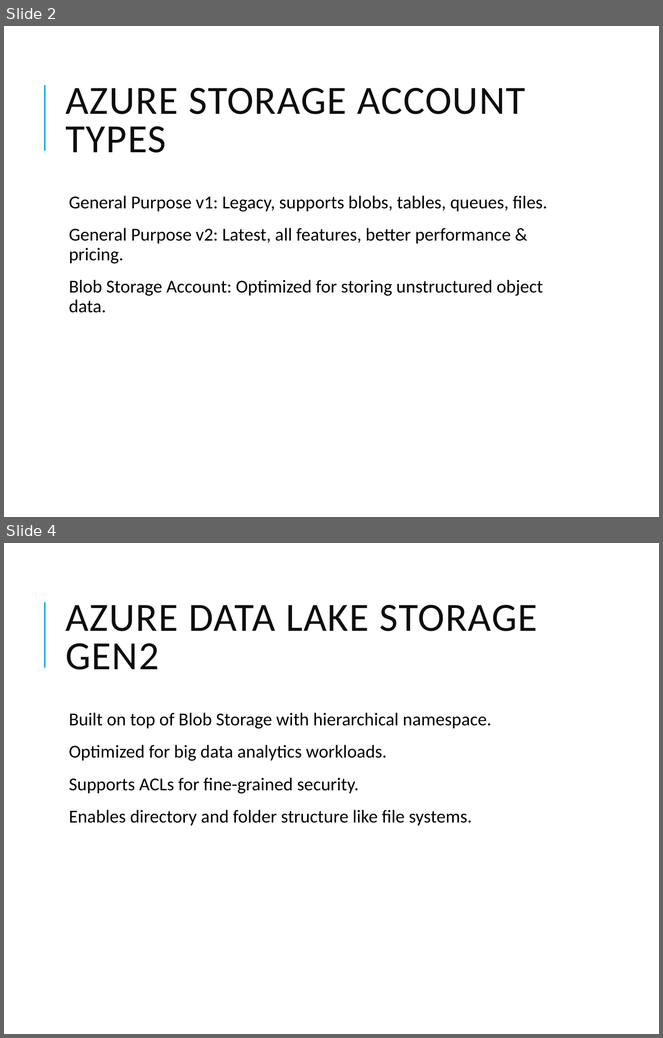
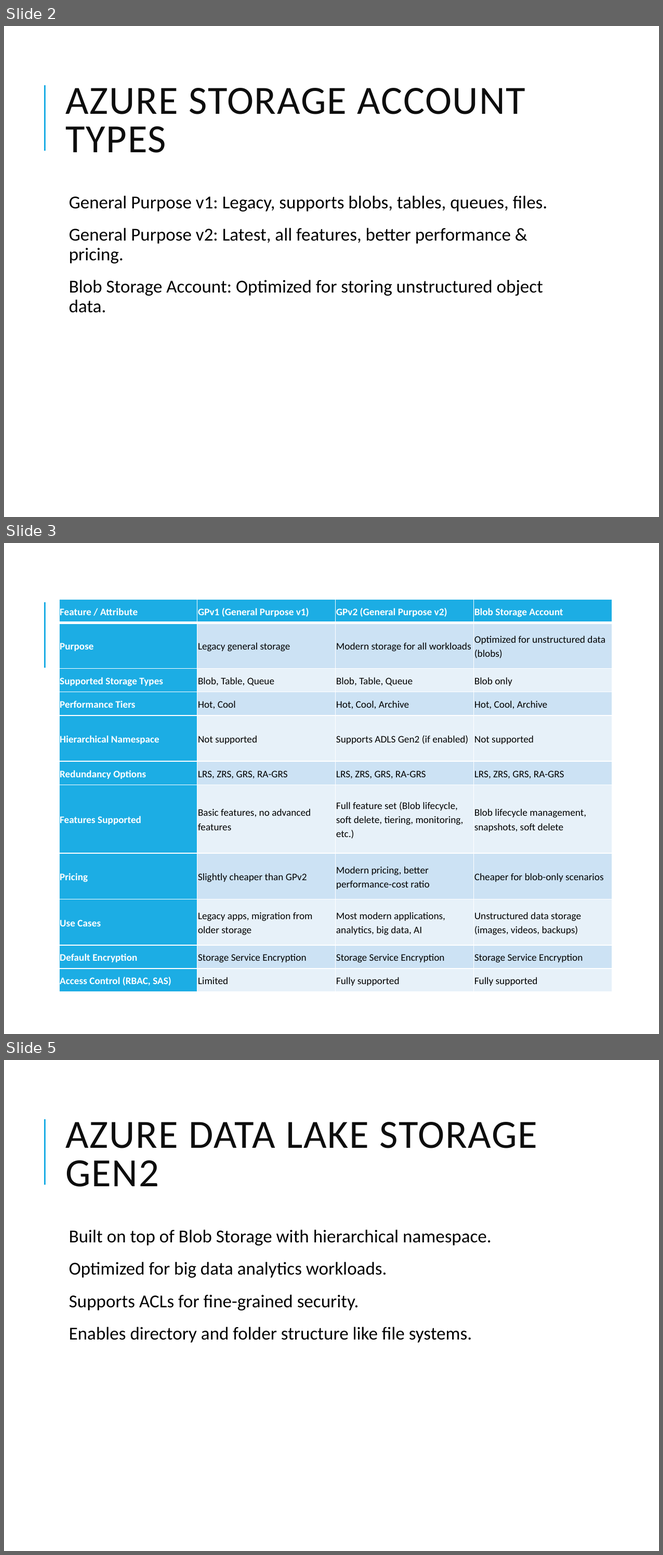
Before and after one commit to vivek1570/DE-Content-WithSnowflakes, a slide deck: Week-1/Day-2/Azure_Storage_Deep_Dive.pptx. Shown one above the other, each under a label of ours: slides 2 and 4 before the commit, slides 2, 3 and 5 after it; the slides between them are not shown. The pictures are 663x1038 and 663x1555 pixels, drawn with LibreOffice and Linux fonts; fonts in the diff are those of the drawing. Boxes give left, top, right and bottom in pixels: in the first picture for what was removed or moved away, otherwise in the second. Text is boxed around its words. In the diff, an @@ line names an element or a change of style, - is before the commit and + after.

```diff
--- a/Week-1/Day-2/Azure_Storage_Deep_Dive.pptx
+++ b/Week-1/Day-2/Azure_Storage_Deep_Dive.pptx
@@ slide 3 added at bbox=[4, 543, 659, 1034], background #FFFFFF; not listed: 1 template element that a slide beside it also shows @@
@@ table added at bbox=[59, 599, 612, 992], 11 rows, 4 columns @@
+Feature / Attribute | GPv1 (General Purpose v1) | GPv2 (General Purpose v2) | Blob Storage Account
+Purpose | Legacy general storage | Modern storage for all workloads | Optimized for unstructured data (blobs)
+Supported Storage Types | Blob, Table, Queue | Blob, Table, Queue | Blob only
+Performance Tiers | Hot, Cool | Hot, Cool, Archive | Hot, Cool, Archive
+Hierarchical Namespace | Not supported | Supports ADLS Gen2 (if enabled) | Not supported
+Redundancy Options | LRS, ZRS, GRS, RA-GRS | LRS, ZRS, GRS, RA-GRS | LRS, ZRS, GRS, RA-GRS
+Features Supported | Basic features, no advanced features | Full feature set (Blob lifecycle, soft delete, tiering, monitoring, etc.) | Blob lifecycle management, snapshots, soft delete
+Pricing | Slightly cheaper than GPv2 | Modern pricing, better performance-cost ratio | Cheaper for blob-only scenarios
+Use Cases | Legacy apps, migration from older storage | Most modern applications, analytics, big data, AI | Unstructured data storage (images, videos, backups)
+Default Encryption | Storage Service Encryption | Storage Service Encryption | Storage Service Encryption
+Access Control (RBAC, SAS) | Limited | Fully supported | Fully supported
@@ what was slide 4 is now slide 5 @@
```
Also in this commit, not shown: 4 slides changed, 2 other files.
